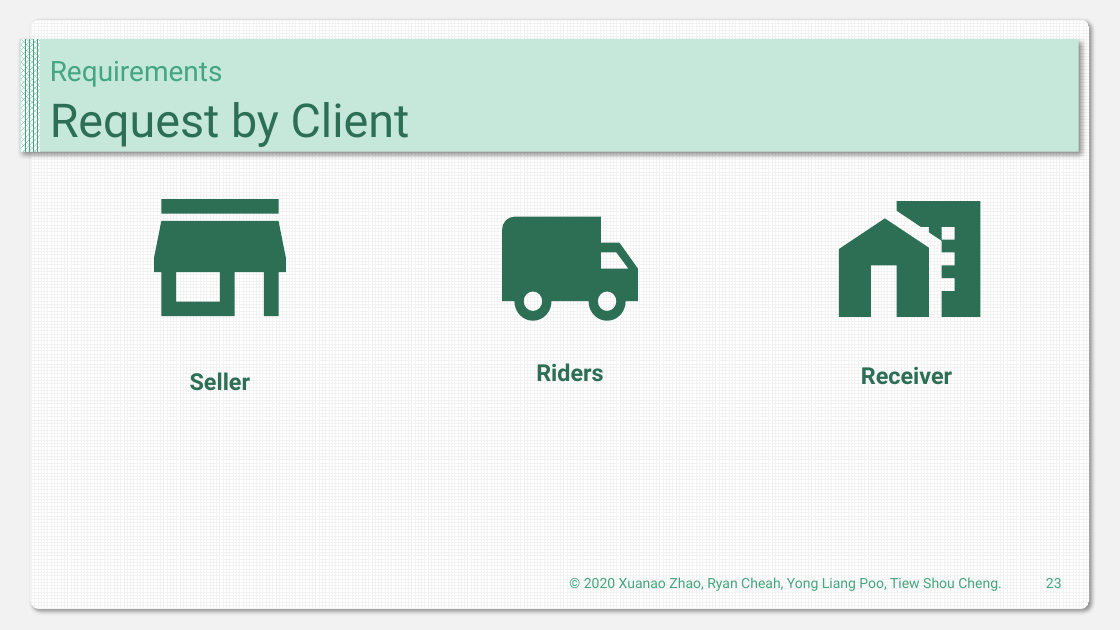
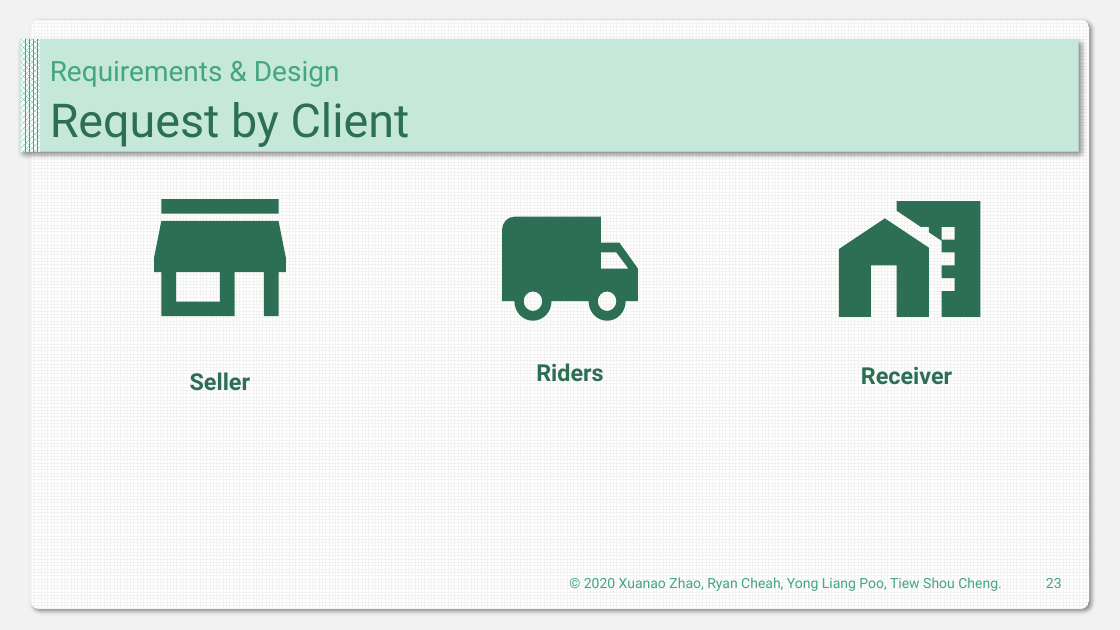
Before and after one commit to DIT202003G1/SAD-Assignment, a slide deck: slide 23 of Presentaion.pptx. Drawn at 1120x630 pixels with LibreOffice and Linux fonts; fonts in the diff are those of the drawing. Boxes give left, top, right and bottom in pixels: in the first picture for what was removed or moved away, otherwise in the second. Text is boxed around its words. In the diff, an @@ line names an element or a change of style, - is before the commit and + after.

```diff
--- a/Presentaion.pptx
+++ b/Presentaion.pptx
@@ text at box(50, 61, 340, 87): text changed @@
-Requirements
+Requirements & Design
```
Also in this commit, not shown: 4 other slides changed, 26 slides added.
